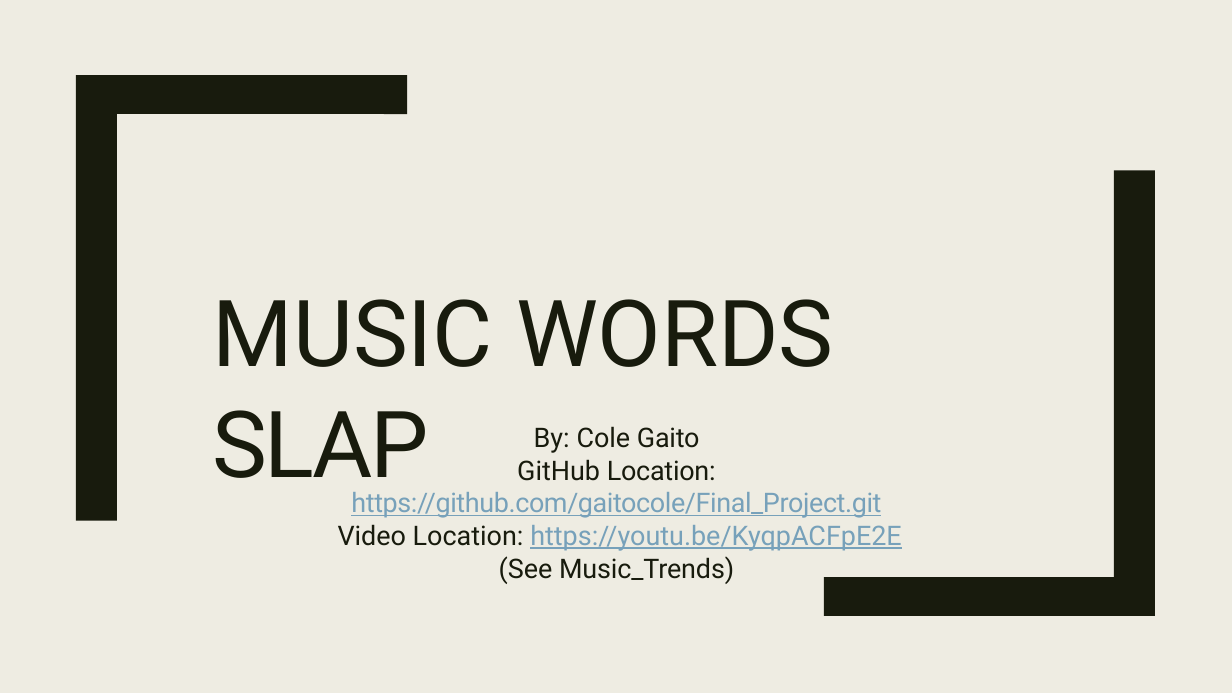
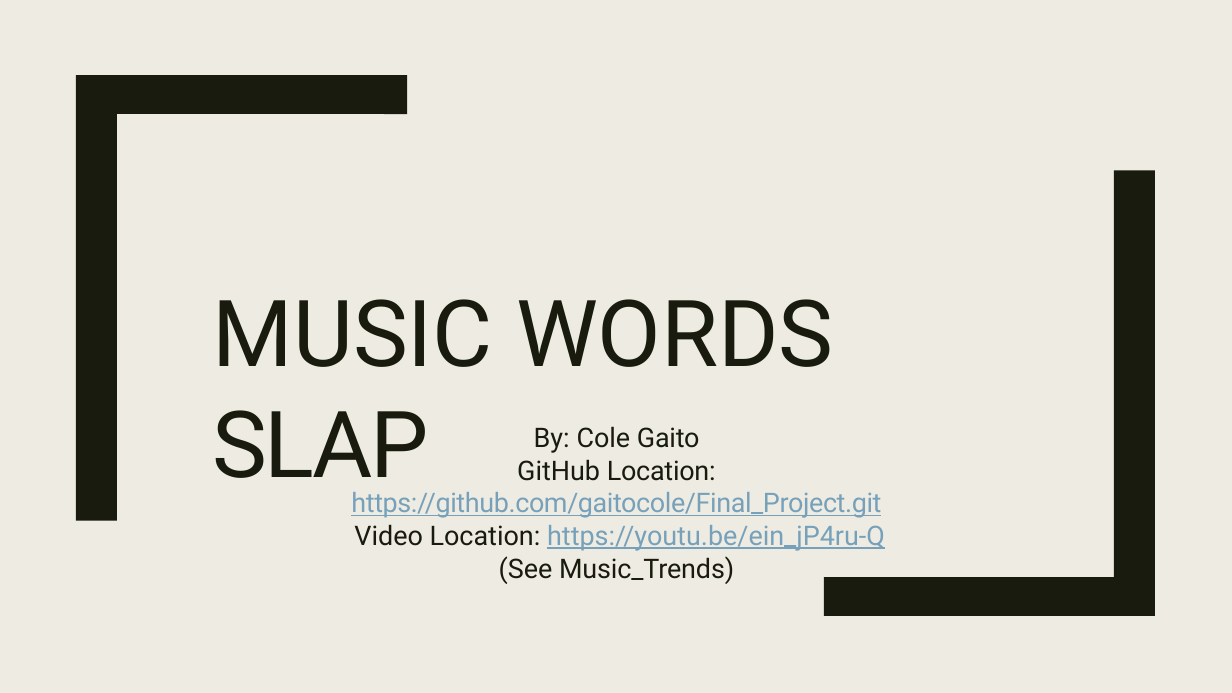
Before and after one commit to gaitocole/Final_Project, a slide deck: slide 1 of Group2_MusicWordsSlap_Part6.pptx. Drawn at 1232x693 pixels with LibreOffice and Linux fonts; fonts in the diff are those of the drawing. Boxes give left, top, right and bottom in pixels: in the first picture for what was removed or moved away, otherwise in the second. Text is boxed around its words. In the diff, an @@ line names an element or a change of style, - is before the commit and + after.

```diff
--- a/Group2_MusicWordsSlap_Part6.pptx
+++ b/Group2_MusicWordsSlap_Part6.pptx
@@ text at box(354, 524, 885, 551): text changed @@
-Video Location: https://youtu.be/KyqpACFpE2E
+Video Location: https://youtu.be/ein_jP4ru-Q
```
Also in this commit, not shown: 3 other slides changed, 1 slide removed, 3 other files.
